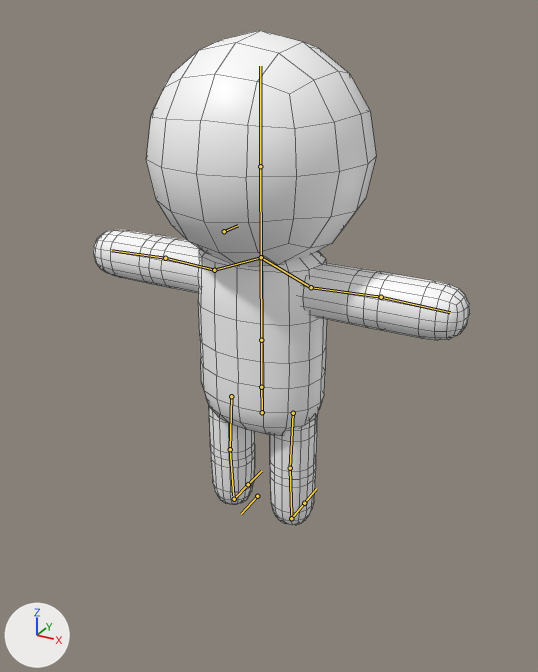
The FBX model Working/Person.fbx, before and after one commit.
The view is the same before and after, from a 50 mm lens placed at (0.0226, -0.0401, 0.0346), pointed at (0.0026, -0.0036, 0.0163). The axes (+X, +Y, +Z) are drawn at lower left. The lights are the same throughout. The picture after the commit comes second. The bones that change, and the others that lie on the model, are drawn over the model as lines. Mesh edges are drawn as thin lines.

Names of what the first picture shows: 'Person.003'.
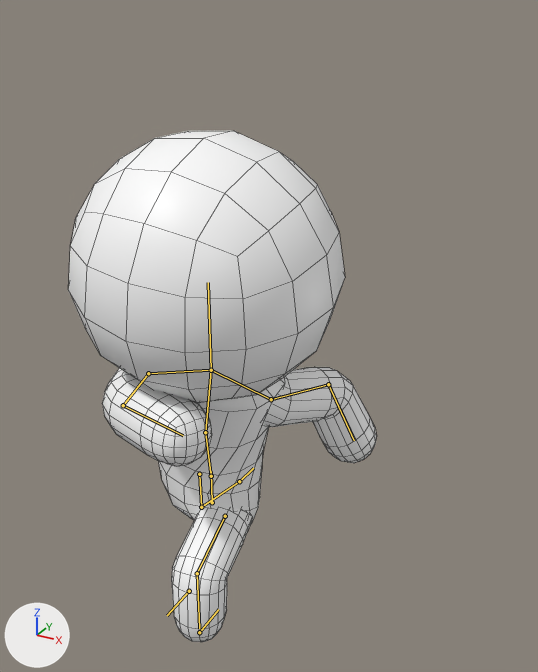
The newer file adds an action. The first version stands in its rest pose; the second is drawn at frame 22 of the action 'Skeleton|Unarmed Punch'.

Location of each change, [x1, y1, x2, y2] in pixels of the pictures (538 x 672 px):
'Person.003', posed (18% narrower): before [93, 30, 470, 525]; after [68, 131, 377, 642]
bone 'Hips', root to tip: before (262, 412) to (261, 382); after (212, 502) to (211, 471)
bone 'Torso', root to tip: before (261, 387) to (261, 340); after (211, 476) to (205, 432)
bone 'Chest', root to tip: before (261, 340) to (261, 257); after (205, 432) to (211, 370)
bone 'UpperArm.L', root to tip: before (311, 287) to (381, 297); after (271, 399) to (328, 384)
bone 'LowerArm.L', root to tip: before (381, 297) to (450, 312); after (328, 384) to (354, 440)
bone 'Head', root to tip: before (261, 257) to (260, 166); after (211, 370) to (208, 282)
bone 'UpperArm.R', root to tip: before (214, 270) to (165, 258); after (148, 373) to (123, 405)
bone 'LowerArm.R', root to tip: before (165, 258) to (111, 250); after (123, 405) to (183, 435)
bone 'UpperLeg.L', root to tip: before (293, 413) to (290, 468); after (225, 516) to (197, 573)
bone 'LowerLeg.L', root to tip: before (290, 468) to (291, 515); after (197, 573) to (199, 628)
bone 'UpperLeg.R', root to tip: before (231, 396) to (230, 449); after (199, 474) to (201, 507)
bone 'LowerLeg.R', root to tip: before (230, 449) to (233, 495); after (201, 507) to (237, 483)

The change in detail:
Bone 'Hips' (bone_hips) moves from (0.0, 0.0, 0.0) to (0.0, -1.59, 3.11).
Bone 'Hips' (bone_hips) turns from (0, 0, 0) to (0, -38, 0) degrees about its own x, y and z.
Bone 'Torso' (bone_torso) turns from (0, 0, 0) to (6, 0, -6) degrees about its own x, y and z.
Bone 'Chest' (bone_chest) turns from (0, 0, 0) to (-5, 56, -21) degrees about its own x, y and z.
Bone 'UpperArm.L' (bone_upperarm_l) turns from (0, 0, 0) to (-45, 36, -47) degrees about its own x, y and z.
Bone 'LowerArm.L' (bone_lowerarm_l) turns from (0, 0, 0) to (51, 0, 0) degrees about its own x, y and z.
Bone 'Head' (bone_head) turns from (0, 0, 0) to (-25, 71, -17) degrees about its own x, y and z.
Bone 'UpperArm.R' (bone_upperarm_r) turns from (0, 0, 0) to (99, 24, 9) degrees about its own x, y and z.
Bone 'LowerArm.R' (bone_lowerarm_r) turns from (0, 0, 0) to (45, 0, 0) degrees about its own x, y and z.
Bone 'UpperLeg.L' (bone_upperleg_l) turns from (0, 0, 0) to (68, -46, 5) degrees about its own x, y and z.
Bone 'LowerLeg.L' (bone_lowerleg_l) turns from (0, 0, 0) to (-66, -1, -1) degrees about its own x, y and z.
Bone 'UpperLeg.R' (bone_upperleg_r) turns from (0, 0, 0) to (-14, -32, -15) degrees about its own x, y and z.
Bone 'LowerLeg.R' (bone_lowerleg_r) turns from (0, 0, 0) to (-57, 0, 1) degrees about its own x, y and z.
